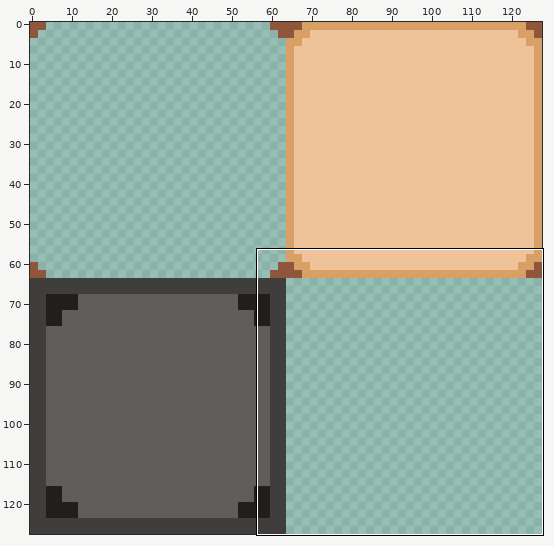
Pixel-art file: atlas_aseprite_file.aseprite. The first picture is a wide view before the edit; the outline marks the close-up.
Close-up. Earlier state:
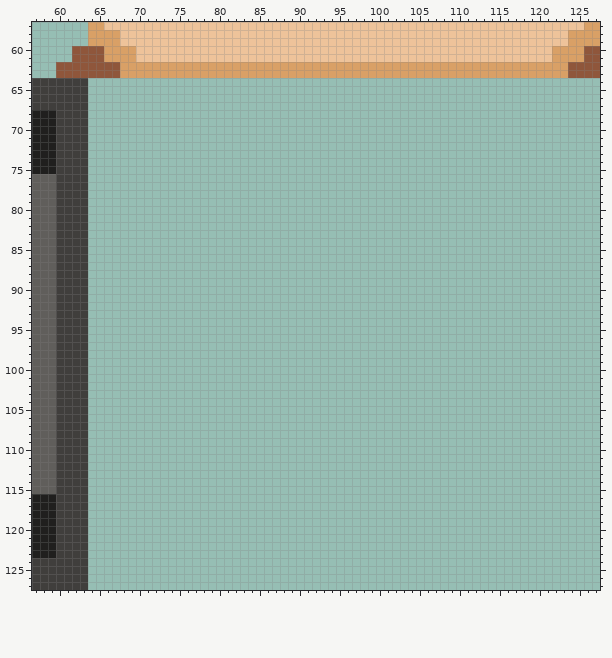
128x128 pixels, 1 frame. Shown: x 57..127, y 57..127.
New version:
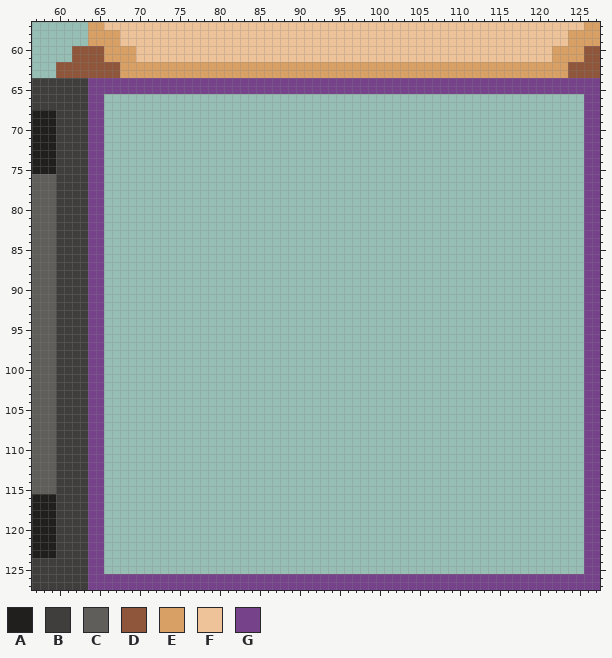
Palette (. is transparent): A #201f1e  B #403e3c  C #605e5b  D #8f563b  E #d9a066  F #eec39a  G #76428a
The exact change:
The author put colour G in rows 64 to 65 at x 64 to 127; in rows 66 to 125 at x 64 to 65 and 126 to 127; in rows 126 to 127 at x 64 to 127.
Where, in picture pixels (left, top, right, bottom), the same in both close-ups:
added: (88, 78, 600, 590)
